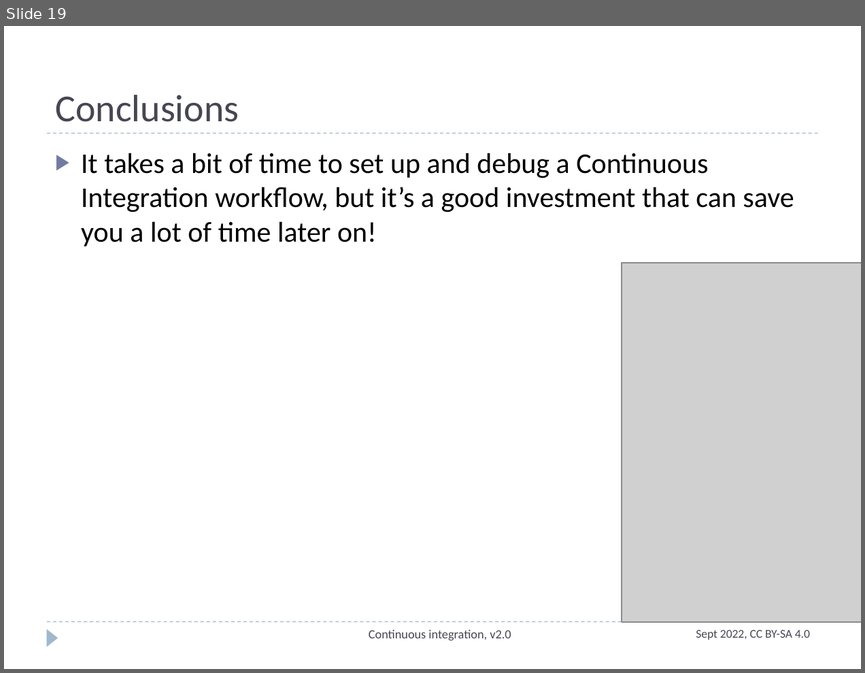
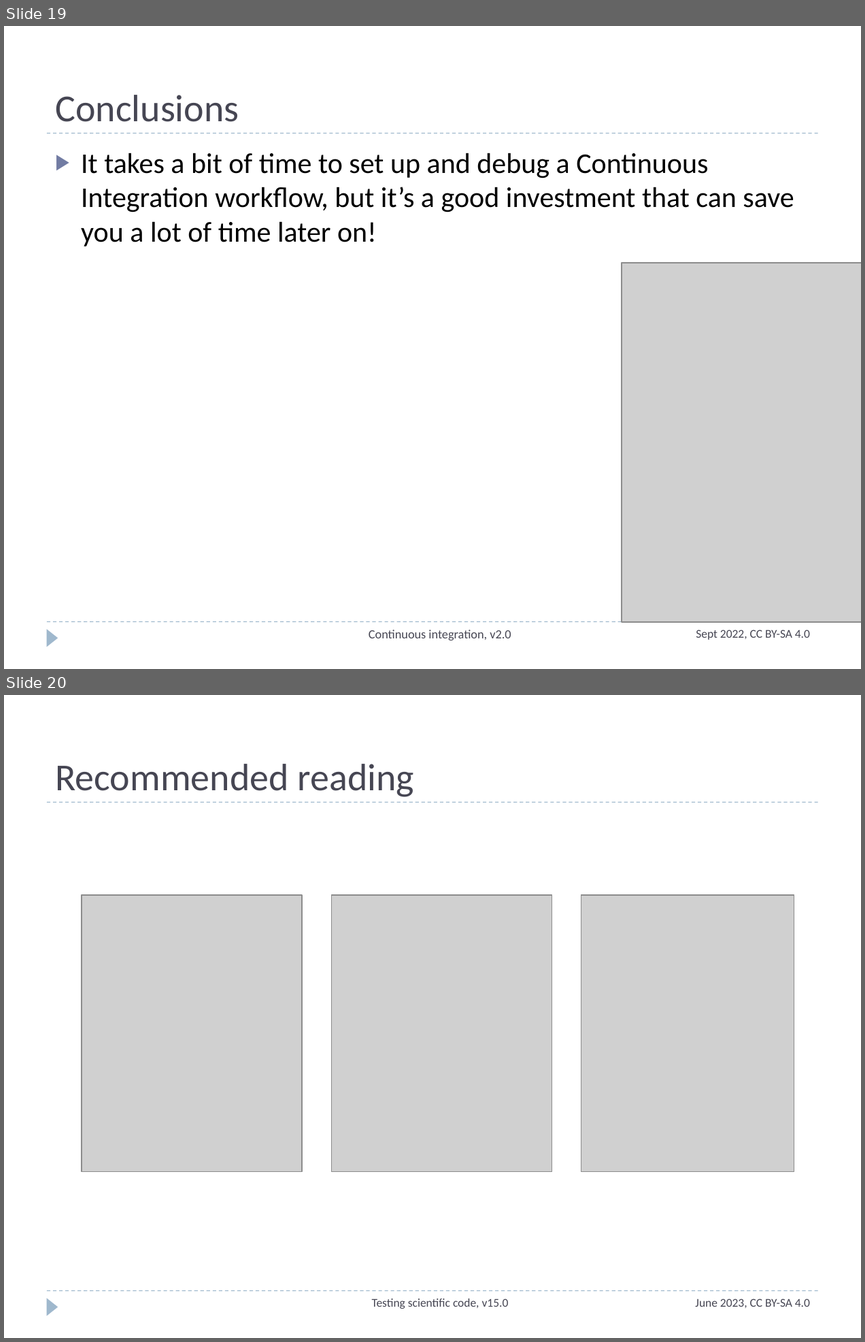
Before and after one commit to ASPP/testing_debugging_profiling, a slide deck: continuous_integration.pptx. Shown one above the other, each under a label of ours: slide 19 before the commit, slides 19 and 20 after it. The pictures are 865x673 and 865x1342 pixels, drawn with LibreOffice and Linux fonts; fonts in the diff are those of the drawing; grey boxes stand for pictures. Boxes give left, top, right and bottom in pixels: in the first picture for what was removed or moved away, otherwise in the second. Text is boxed around its words. In the diff, an @@ line names an element or a change of style, - is before the commit and + after.

```diff
--- a/continuous_integration.pptx
+++ b/continuous_integration.pptx
@@ slide 20 added at <box>4,695,861,1338</box>, background #FFFFFF; not listed: 3 template elements that a slide beside it also shows @@
@@ title added at <box>55,764,414,797</box>, 32 pt, text #464653 @@
+Recommended reading
@@ picture added at <box>82,895,302,1172</box> @@
@@ picture added at <box>331,895,552,1172</box> @@
@@ picture added at <box>581,895,794,1172</box> @@
@@ text added at <box>372,1298,509,1308</box>, 10 pt, text #464653 @@
+Testing scientific code, v15.0
@@ text added at <box>695,1298,810,1308</box>, 10 pt, text #464653 @@
+June 2023, CC BY-SA 4.0
```
Also in this commit, not shown: 4 other files.
